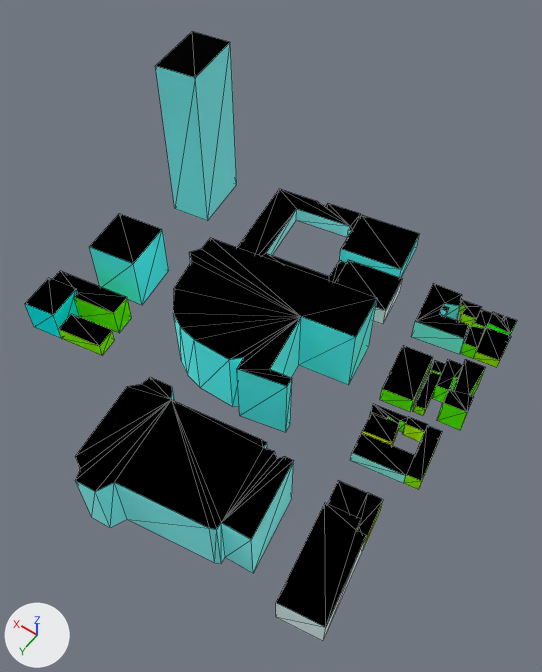
A saved change to the glTF model web/public/assets/cities/sanfrancisco/tiles/-5_-5.far.glb.
Camera for both pictures: a 50 mm lens placed at (-1330.0, -911.0, 390.0), pointed at (-1171.0, -1134.0, 38.0). Lighting does not change. The marker at lower left points along +X, +Y and +Z. The first picture is the older version. Mesh edges are drawn as thin lines. Where no turn or scale is listed for an object, it has been applied to the vertices. Vertices at exactly the same position are counted once.

The first picture shows '-5_-5_far'.
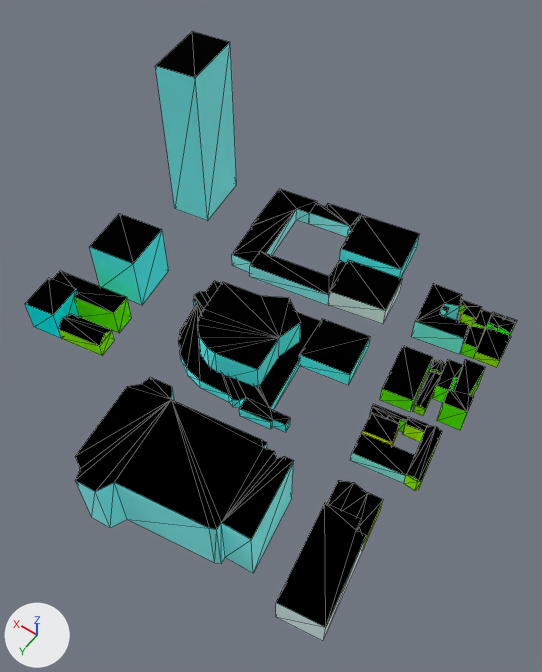
Changed parts and their boxes (x1, y1, x2, y2) in the pictures (542 x 672 px):
part 1 of me_5__5_far, added
    after: (197, 282, 301, 387)
part 2 of me_5__5_far, cut back
    both: (59, 189, 517, 517)

What the commit changed:
me_5__5_far is used by ob_5__5_far; location (-1148.7, -1144.6, 54.5).
me_5__5_far had 374 vertices, 509 faces and spanned x -138.0..138.0, y -146.0..146.0, z -61.0..61.0.
me_5__5_far now has 493 vertices, 689 faces and spans x -138.0..138.0, y -146.0..146.0, z -61.0..61.0.
me_5__5_far part 1: a new loose piece of 24 vertices spanning x -23.0..38.0, y -32.0..31.0, z -60.0..-33.0.
Part 2, on me_5__5_far:
11 vertices are removed from x -52.0..58.0, y -29.0..44.0, z -11.0.
92 faces are deleted.
4 vertices in x -52.0..53.0, y -18.0..42.0, z -11.0 move by (0.0, 0.0, -41.0).
2 vertices move from x -65.0..-60.0, y -47.0..-14.0, z -11.0 to x -65.0..-60.0, y -47.0..-14.0, z -49.0.
78 vertices are added at x -137.0..111.0, y -137.0..73.0, z -61.0..-41.0.
10 new vertices lie (0.0, 0.0, 8.0) away from vertices in x -52.0..58.0, y -29.0..44.0, z -60.0.
5 new vertices lie (4.0, 1.0, 0.0) away from vertices in x -131.0..-110.0, y -117.0..-21.0, z -52.0..-50.0.
8 new vertices lie (0.0, 0.0, 8.0) away from vertices in x -44.0..56.0, y -42.0..41.0, z -60.0.
5 new vertices lie (0.0, 0.0, 12.0) away from vertices in x 3.0..65.0, y -137.0..-86.0, z -61.0.
154 new faces join them, mat_facade.
84 new faces join them, mat_roof.
